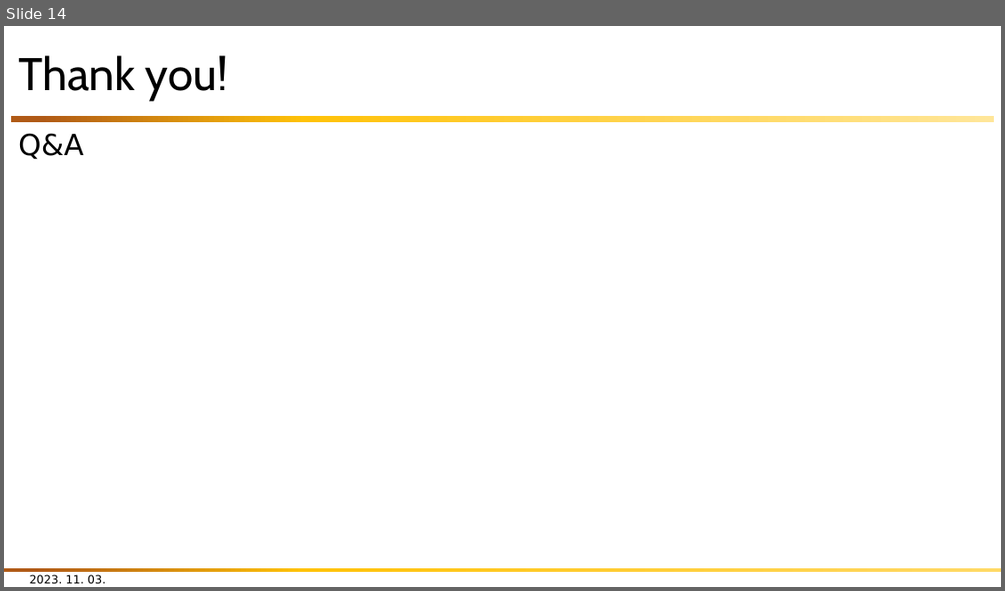
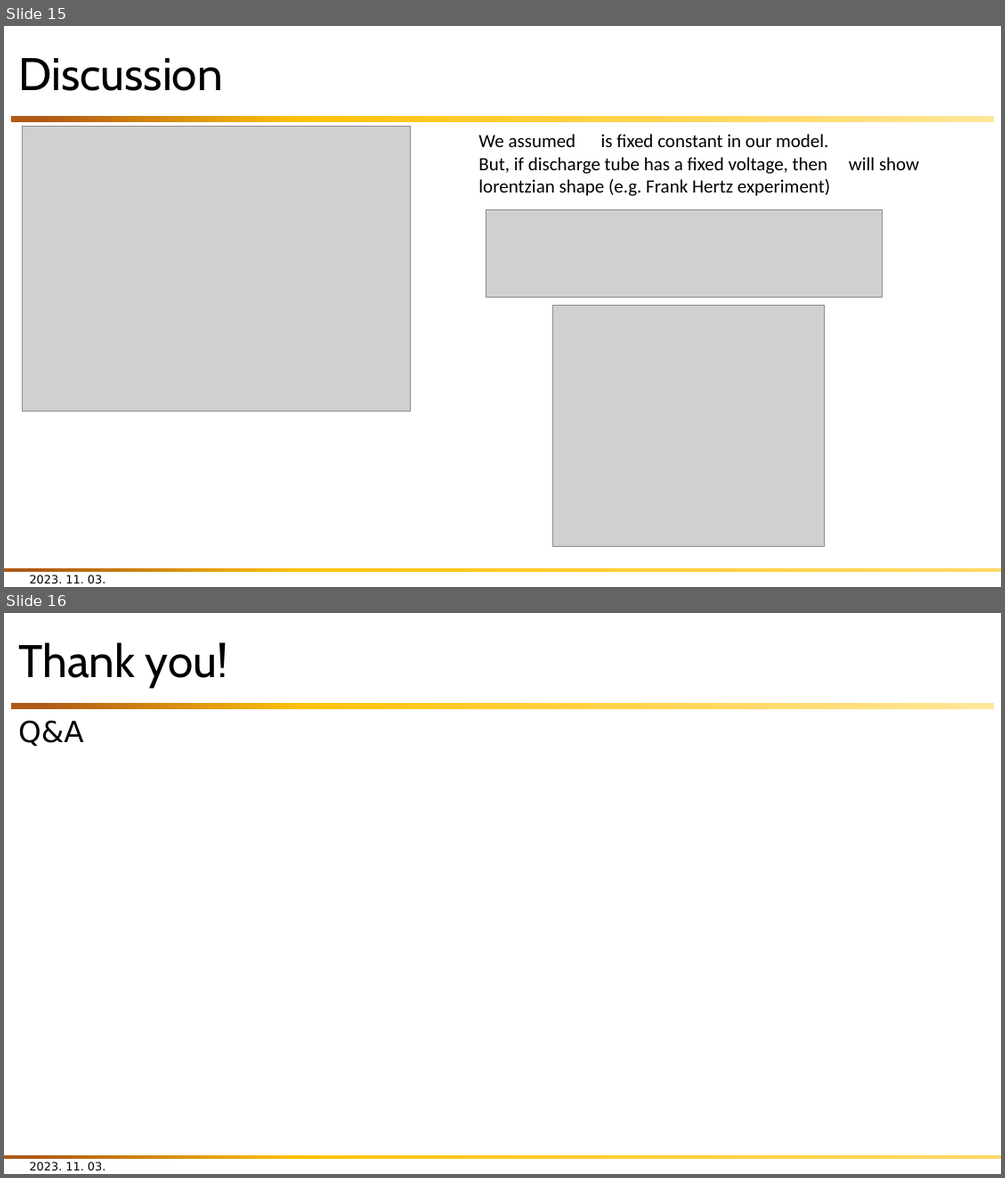
Before and after one commit to alexist2623/SNU_PJH, a slide deck: 현대물리실험/발표PPT.pptx. Shown one above the other, each under a label of ours: slide 14 before the commit, slides 15 and 16 after it. The pictures are 1005x591 and 1005x1178 pixels, drawn with LibreOffice and Linux fonts; fonts in the diff are those of the drawing; grey boxes stand for pictures; background and template pictures are left out. Boxes give left, top, right and bottom in pixels: in the first picture for what was removed or moved away, otherwise in the second. Text is boxed around its words. In the diff, an @@ line names an element or a change of style, - is before the commit and + after.

```diff
--- a/현대물리실험/발표PPT.pptx
+++ b/현대물리실험/발표PPT.pptx
@@ slide 15 added at (x1=4, y1=26, x2=1001, y2=587), background #FFFFFF; not listed: 2 template elements that a slide beside it also shows @@
@@ title added at (x1=18, y1=58, x2=223, y2=91), 44 pt, text #000000 @@
+Discussion
@@ picture added at (x1=22, y1=127, x2=410, y2=411) @@
@@ text added at (x1=478, y1=134, x2=919, y2=196), 18 pt, text #000000 @@
+We assumed is fixed constant in our model.
+But, if discharge tube has a fixed voltage, then will show
+lorentzian shape (e.g. Frank Hertz experiment)
@@ picture added at (x1=485, y1=209, x2=882, y2=297) @@
@@ picture added at (x1=552, y1=305, x2=824, y2=546) @@
@@ text added at (x1=30, y1=574, x2=105, y2=584), 11 pt, text #000000 @@
+2023. 11. 03.
@@ what was slide 14 is now slide 16 @@
```
Also in this commit, not shown: 4 slides changed, 1 other slide added, 6 other files.
